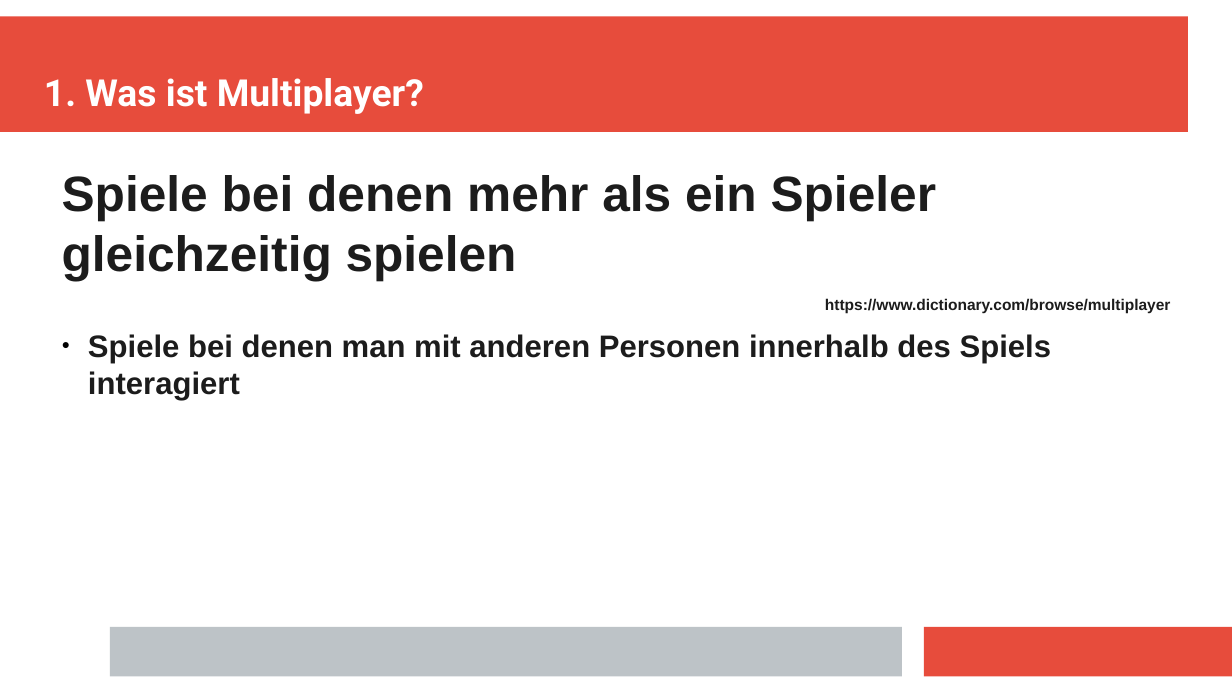
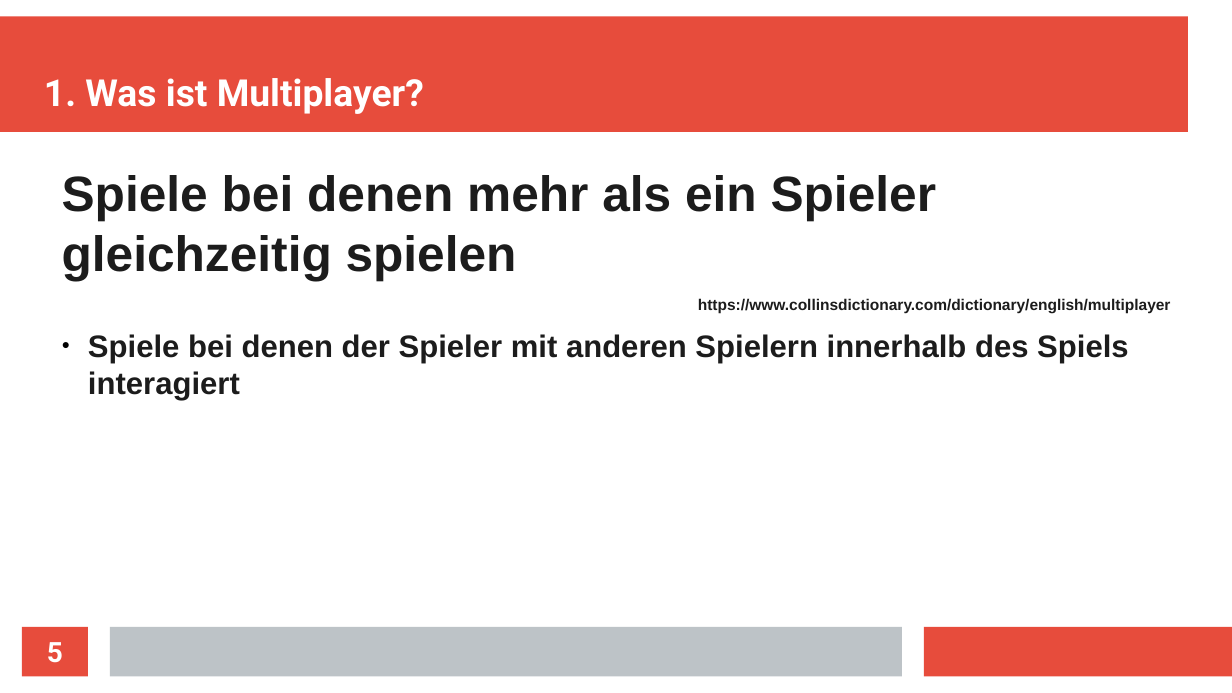
Before and after one commit to Aureumignis/UniStuff, a slide deck: slide 5 of WISE2020/HTiESD/HTiEDS_Praesentation.odp. Drawn at 1232x693 pixels with LibreOffice and Linux fonts; fonts in the diff are those of the drawing. Boxes give left, top, right and bottom in pixels: in the first picture for what was removed or moved away, otherwise in the second. Text is boxed around its words. In the diff, an @@ line names an element or a change of style, - is before the commit and + after.

```diff
--- a/WISE2020/HTiESD/HTiEDS_Praesentation.odp
+++ b/WISE2020/HTiESD/HTiEDS_Praesentation.odp
@@ text at [88,298,1171,401]: text changed @@
-https://www.dictionary.com/browse/multiplayer
-● Spiele bei denen man mit anderen Personen innerhalb des Spiels interagiert
+https://www.collinsdictionary.com/dictionary/english/multiplayer
+● Spiele bei denen der Spieler mit anderen Spielern innerhalb des Spiels interagiert
@@ page number added at [22,627,88,676], fill #E74C3C, 18 pt, text #FFFFFF, bold @@
+5
```
Also in this commit, not shown: 14 other slides changed, 2 slides added, 3 slides removed.
